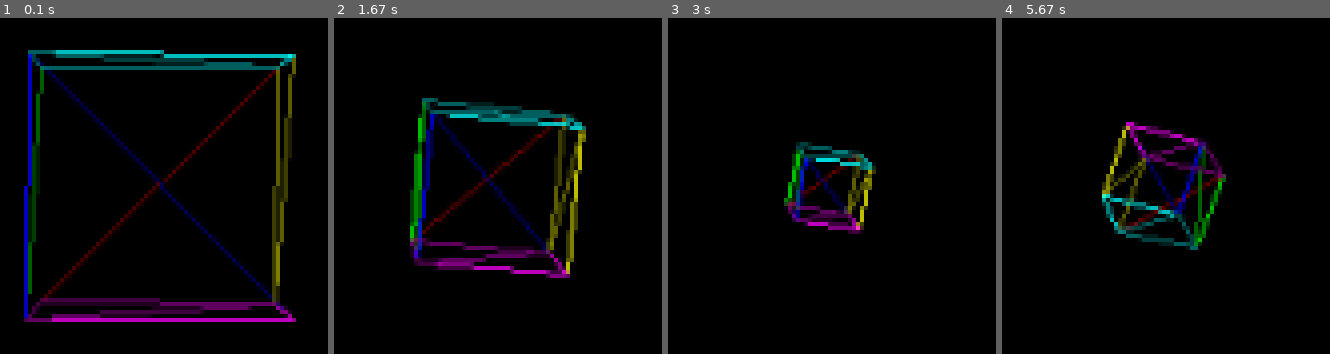
Above: before the commit, frames 1-4 (left to right).
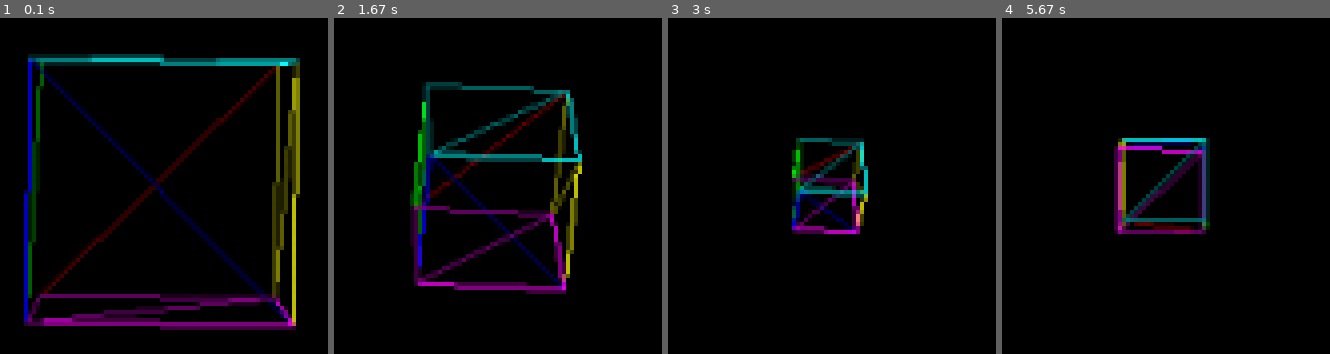
Above: after the commit, the same moments.

Repository: usamapal01/cubePygame3
Game: pygame game, started from softwaredrawing.py
Same seed, same stepped clock (60 frames per second), same inputs: the game is played once before the commit and once after it.
Inputs:
- Up to frame 1 (0.1 s): no input
- Up to frame 2 (1.67 s): no input
- Up to frame 3 (3 s): no input
- Up to frame 4 (5.67 s): no input

The runs differ from the first frame. In frame 1, 16% of the frame differs, in the area x 7-92%, y 9-93%; in frame 2, 13%; in frame 3, 5.3%; in frame 4, 7.9%.

Commit message:
Optimized code with Numpy arrays

Diff:
--- a/Object3D_mat.py
+++ b/Object3D_mat.py
@@ -12,9 +12,9 @@
 
 class Object3D:
     def __init__(self, mesh: Mesh3D,
-                 position: pygame.Vector3 = pygame.Vector3(0.0, 0.0, 0.0),
-                 orientation: pygame.Vector3 = pygame.Vector3(0.0, 0.0, 0.0),
-                 scale: pygame.Vector3 = pygame.Vector3(1.0, 1.0, 1.0)):
+                 position: numpy.array = numpy.array([0.0, 0.0, 0.0]),
+                 orientation: numpy.array = numpy.array([0.0, 0.0, 0.0]),
+                 scale: numpy.array = numpy.array([1.0, 1.0, 1.0])):
         self.mesh = mesh
         self.position = position
         self.orientation = orientation
--- a/softwaredrawing.py
+++ b/softwaredrawing.py
@@ -1,20 +1,16 @@
 import pygame
 from Mesh3D import Mesh3D
 import math
-# from Object3D_mat import Object3D
 from Object3D_mat import Object3D
 import numpy as np
 
 
-######
 # REQUIREMENTS:
 # make a file "primitives.py", and copy all your draw_line, draw_triangle, and fill_triangle code there.
 # copy the Mesh3D file from the last lesson.
 
-
 def make_cube():
     return Object3D(Mesh3D.cube())
-
 
 if __name__ == "__main__":
     pygame.init()
@@ -23,8 +19,8 @@
     screen = pygame.display.set_mode((screen_width, screen_height))
     done = False
     m = make_cube()
-    m.position = pygame.Vector3(0, 0, -2)
-    # m.position = np.array([0, 0, -2])
+    # m.position = pygame.Vector3(0, 0, -2)
+    m.position = np.array([0, 0, -2])
 
     # Given the vertical half-FOV, compute coordinates of the perspective frustum.
     v_fov = 30
@@ -46,17 +42,17 @@
     # static_orientation = m.orientation
     # static_position = m.position
     # static_scale = m.scale
-    camera = (1, 3, -2, 1, 3, -5, 0, 1, 0)
+    camera = np.array([1, 3, -2, 1, 3, -5, 0, 1, 0])
 
     m.model_matrix_update()
     m.view_matrix_update(camera)
     m.projection_matrix_update(frustum)
 
-    prev_orientation = pygame.Vector3(*m.orientation)
-    prev_scale = pygame.Vector3(*m.scale)
-    prev_position = pygame.Vector3(*m.position)
-    prev_camera = pygame.Vector3(*camera[:3])
-    prev_frustum = frustum[:6]
+    prev_orientation = np.array(m.orientation)
+    prev_scale = np.array(m.scale)
+    prev_position = np.array(m.position)
+    prev_camera = np.array(camera[:3])
+    prev_frustum = np.array(frustum[:6])
 
     while not done:
         screen.fill(black)
@@ -64,24 +60,28 @@
             if event.type == pygame.QUIT:
                 done = True
 
-        # Checking if the cube has been moved, scaled, or turned
-        if (prev_orientation != m.orientation) or (prev_position != m.position) or (prev_scale != m.scale):
+        # If cube changed position, orientation or scaled
+        if (
+                not np.array_equal(prev_orientation, m.orientation)
+                or not np.array_equal(prev_position, m.position)
+                or not np.array_equal(prev_scale, m.scale)
+        ):
             m.model_matrix_update()
-            prev_orientation = pygame.Vector3(*m.orientation)
-            prev_scale = pygame.Vector3(*m.scale)
-            prev_position = pygame.Vector3(*m.position)
+            prev_orientation = np.array(m.orientation)
+            prev_scale = np.array(m.scale)
+            prev_position = np.array(m.position)
 
-        if prev_camera != pygame.Vector3(*camera[:3]):
-            prev_camera = pygame.Vector3(*camera[:3])
+        if not np.array_equal(prev_camera, np.array(camera[:3])):
+            prev_camera = np.array(camera[:3])
             m.projection_matrix_update(prev_camera)
 
-        if prev_frustum != frustum[:6]:
-            prev_frustum = frustum[:6]
+        if not np.array_equal(prev_frustum, np.array(frustum[:6])):
+            prev_frustum = np.array(frustum[:6])
             m.view_matrix_update(prev_frustum)
 
-        m.orientation += pygame.Vector3(0.001, 0.001, 0.001)
-        m.position += pygame.Vector3(0.00, 0.00, -0.001)  # backwards
-        m.scale += pygame.Vector3(-0.001, -0.001, -0.001)  # reverted
+        m.orientation += np.array([0.005, 0.001, 0.001])
+        m.position = np.array(m.position) + np.array([0.00, 0.00, -0.001])  # backwards
+        m.scale += np.array([-0.001, -0.001, -0.001])  # reverted
 
         m.draw(screen, m.model_matrix, m.view_matrix, m.projection_matrix)
         pygame.display.flip()
